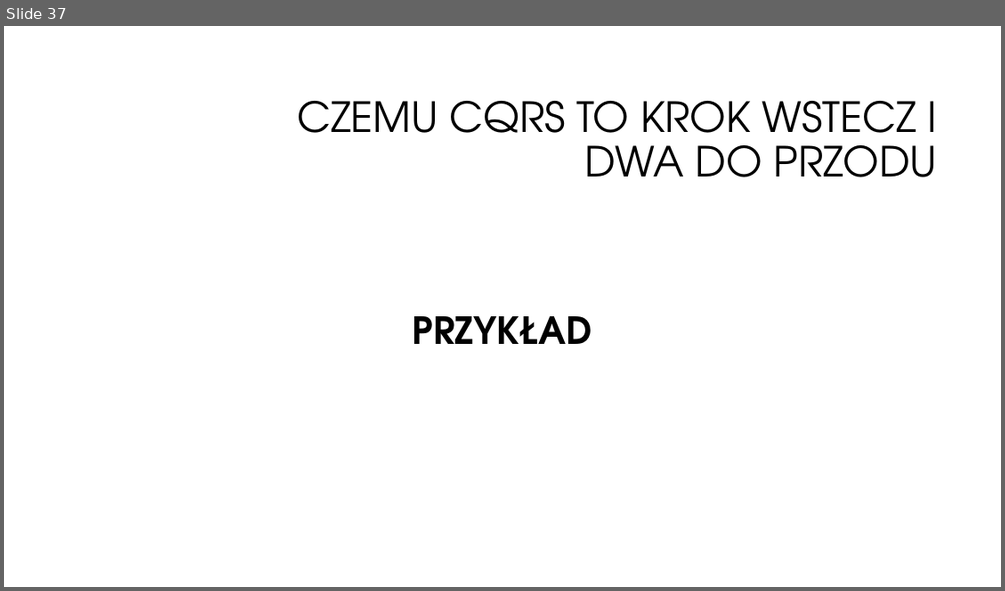
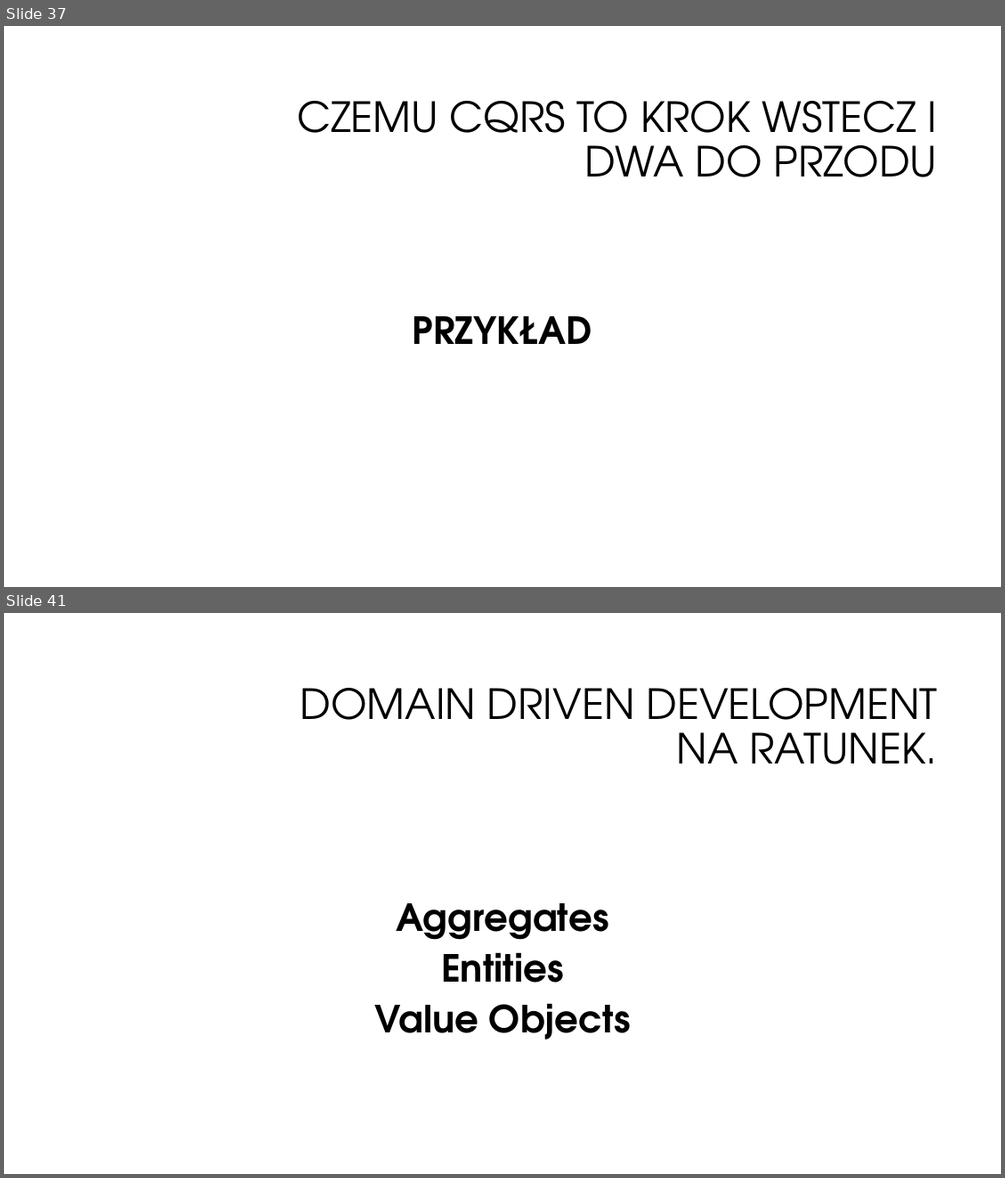
Before and after one commit to oskardudycz/EventSourcing.NetCore, a slide deck: Slides.pptx. Shown one above the other, each under a label of ours: slide 37 before the commit, slides 37 and 41 after it; the slides between them are not shown. The pictures are 1005x591 and 1005x1178 pixels, drawn with LibreOffice and Linux fonts; fonts in the diff are those of the drawing; background and template pictures are left out. Boxes give left, top, right and bottom in pixels: in the first picture for what was removed or moved away, otherwise in the second. Text is boxed around its words. In the diff, an @@ line names an element or a change of style, - is before the commit and + after.

```diff
--- a/Slides.pptx
+++ b/Slides.pptx
@@ slide 41 added at (4, 613, 1001, 1174), background #FFFFFF @@
@@ title added at (300, 688, 938, 764), 40 pt, text #000000 @@
+DOMAIN DRIVEN DEVELOPMENT NA RATUNEK.
@@ text added at (374, 903, 631, 1039), 36 pt, text #000000, bold @@
+Aggregates
+Entities
+Value Objects
```
Also in this commit, not shown: 1 slide changed, 4 other slides added, 1 slide removed.
